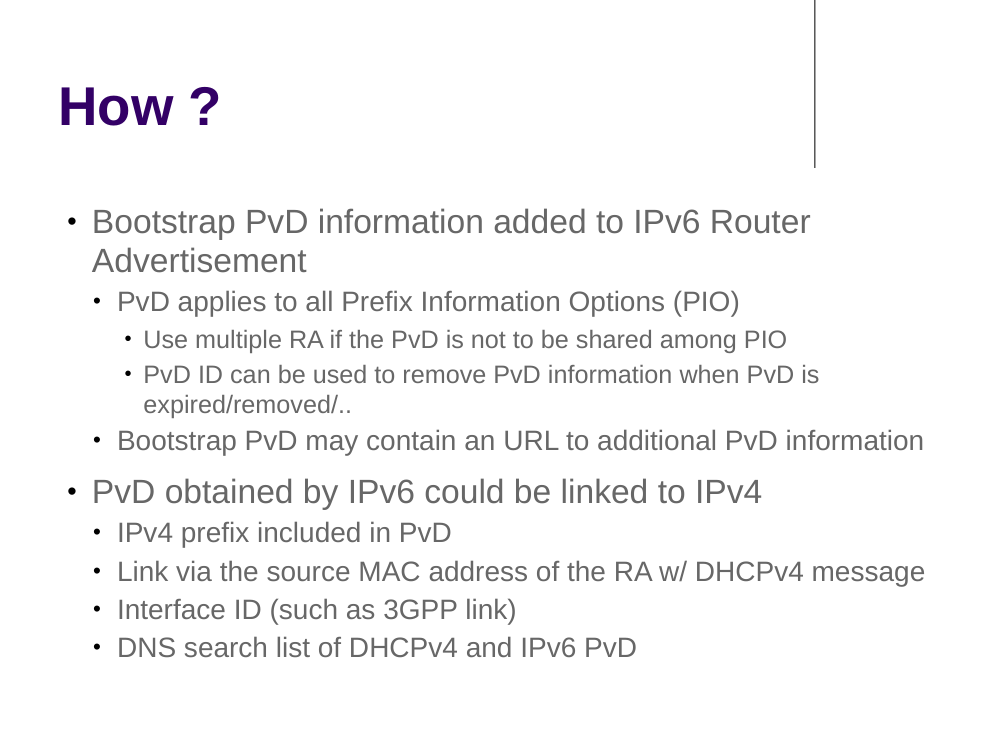
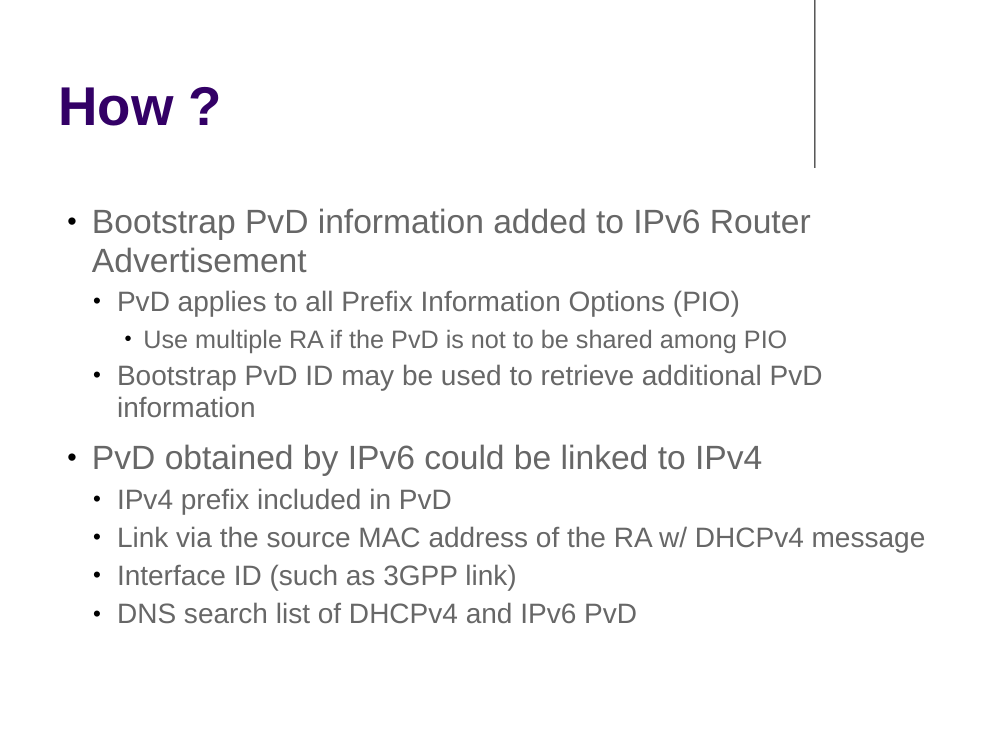
Before and after one commit to mami-project/roadshows, a slide deck: slide 5 of post-sockets/Eric Vyncke - work on pvd.pptx (slide 4 before the commit). Drawn at 1008x756 pixels with LibreOffice and Linux fonts; fonts in the diff are those of the drawing; background and template pictures are left out. Boxes give left, top, right and bottom in pixels: in the first picture for what was removed or moved away, otherwise in the second. Text is boxed around its words. In the diff, an @@ line names an element or a change of style, - is before the commit and + after.

```diff
--- a/post-sockets/Eric Vyncke - work on pvd.pptx
+++ b/post-sockets/Eric Vyncke - work on pvd.pptx
@@ text at [117,364,823,417]: text changed; size 18 to 20 pt @@
-    • PvD ID can be used to remove PvD information when PvD is expired/removed/..
-  • Bootstrap PvD may contain an URL to additional PvD information
+  • Bootstrap PvD ID may be used to retrieve additional PvD information
```
Also in this commit, not shown: 2 other slides changed, 1 slide added.
